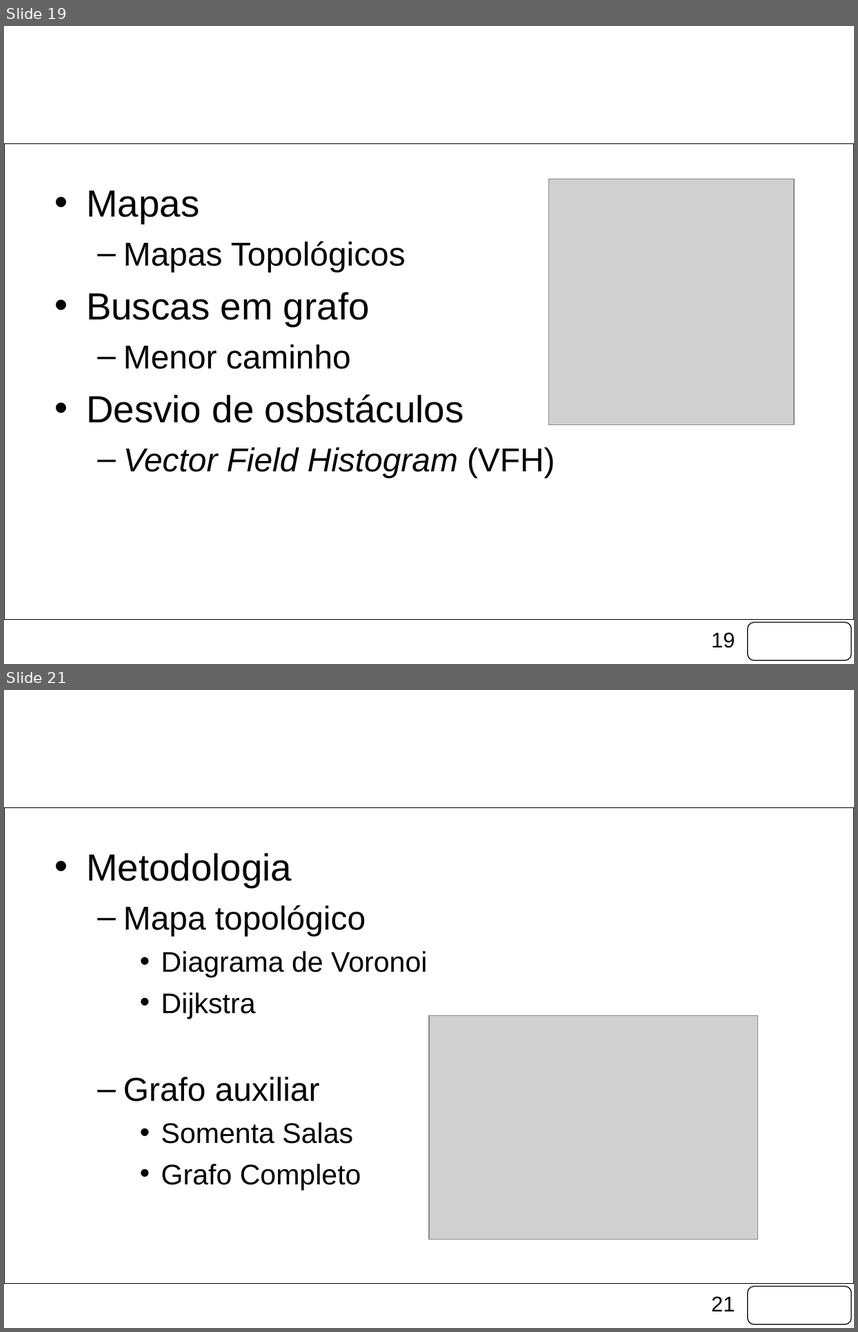
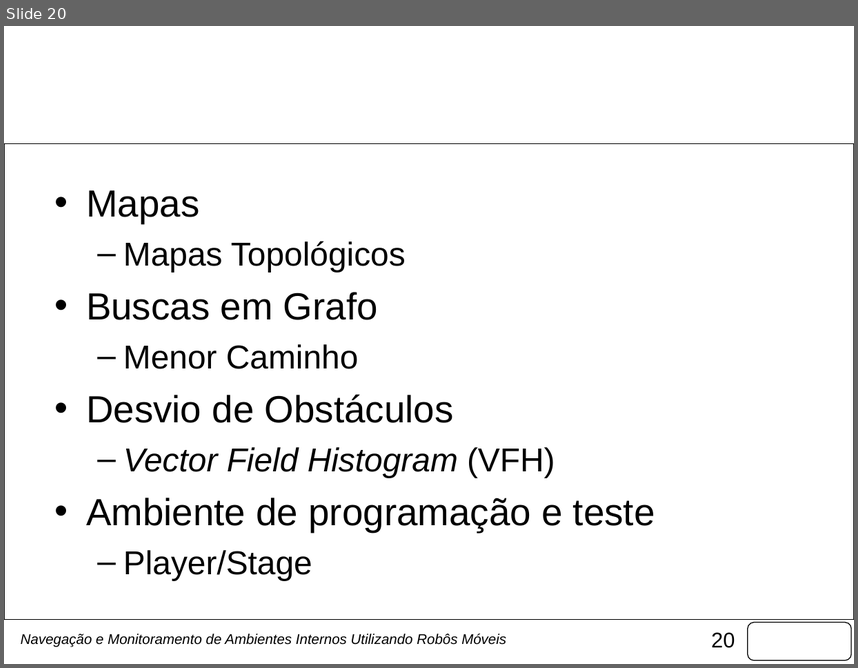
Before and after one commit to fongoses/robo2, a slide deck: documentos/Apresentação Março.pptx. Shown one above the other, each under a label of ours: slides 19 and 21 before the commit, slide 20 after it; the slides between them are not shown. The pictures are 858x1332 and 858x668 pixels, drawn with LibreOffice and Linux fonts; fonts in the diff are those of the drawing; grey boxes stand for pictures; background and template pictures are left out. Boxes give left, top, right and bottom in pixels: in the first picture for what was removed or moved away, otherwise in the second. Text is boxed around its words. In the diff, an @@ line names an element or a change of style, - is before the commit and + after.

```diff
--- a/documentos/Apresentação Março.pptx
+++ b/documentos/Apresentação Março.pptx
@@ slide 21 removed at (4,690,854,1328), background picture (left out); not listed: 3 template elements that a slide beside it also shows @@
@@ title removed at (47,716,811,821) @@
-Projeto
@@ text removed at (86,853,427,1190) @@
-• Metodologia
-  – Mapa topológico
-    • Diagrama de Voronoi
-    • Dijkstra
-  – Grafo auxiliar
-    • Somenta Salas
-    • Grafo Completo
@@ picture removed at (429,1016,758,1239) @@
@@ what was slide 19 is now slide 20 @@
@@ slide 20 changed as well @@
@@ picture removed at (549,179,795,425) @@
@@ text at (86,292,454,423): text changed @@
-• Buscas em grafo
-  – Menor caminho
-• Desvio de osbstáculos
+• Buscas em Grafo
+  – Menor Caminho
+• Desvio de Obstáculos
@@ text at (86,497,655,580): paragraphs added @@
+• Ambiente de programação e teste
+  – Player/Stage
@@ text added at (21,633,506,647), 12 pt, text #000000, italic @@
+Navegação e Monitoramento de Ambientes Internos Utilizando Robôs Móveis
@@ page number at (711,632,735,648): text changed @@
-19
+20
```
Also in this commit, not shown: 22 other slides changed, 26 slides added, 4 other slides removed, 6 other files.
